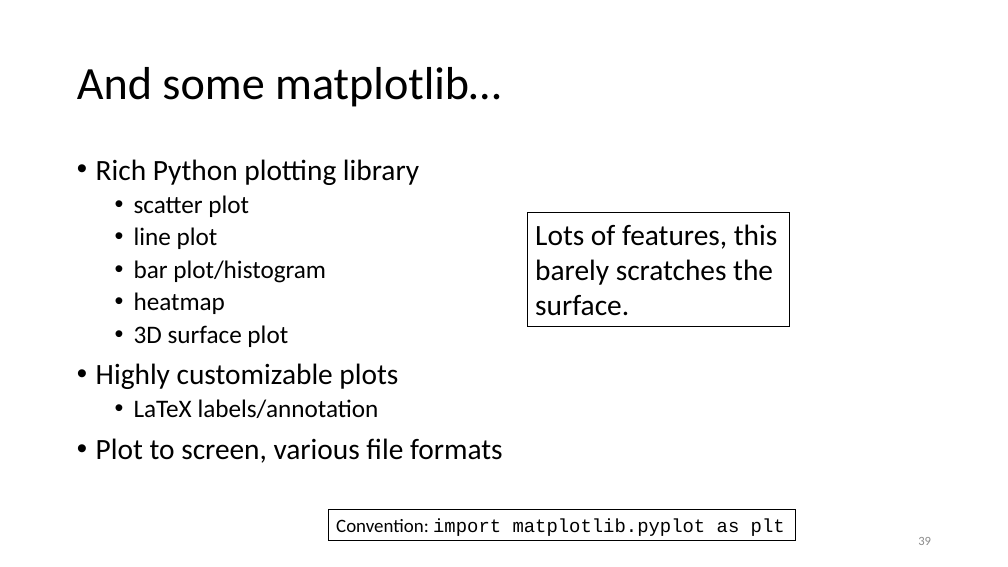
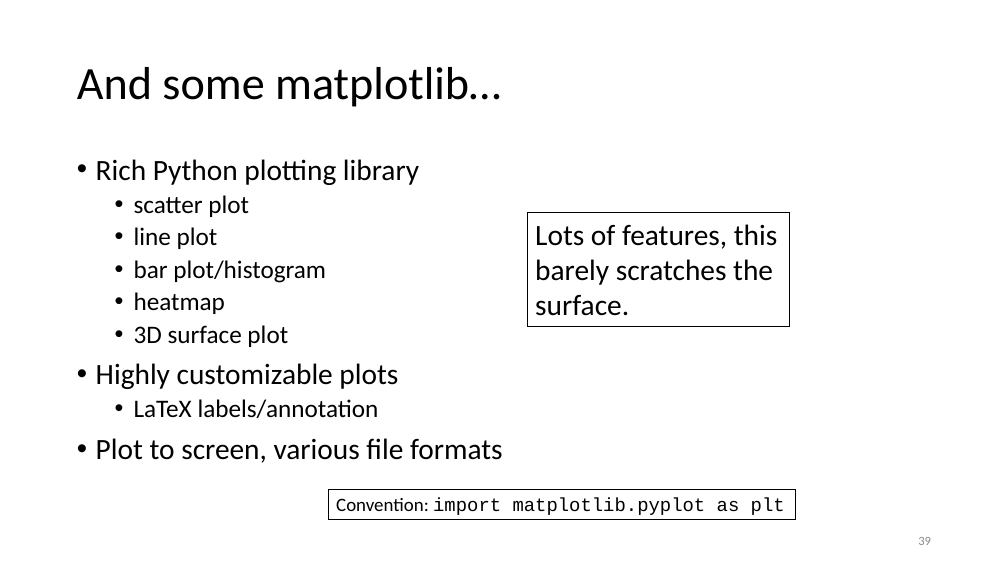
Before and after one commit to gjbex/Scientific-Python, a slide deck: slide 39 of scientific_python.pptx. Drawn at 1008x567 pixels with LibreOffice and Linux fonts; fonts in the diff are those of the drawing. Boxes give left, top, right and bottom in pixels: in the first picture for what was removed or moved away, otherwise in the second. Text is boxed around its words. In the diff, an @@ line names an element or a change of style, - is before the commit and + after.

Commit message:
Fix format of matplotlib section

```diff
--- a/scientific_python.pptx
+++ b/scientific_python.pptx
@@ rectangle "Convention: import matplotlib.pyplot as plt": place and size @@
-rectangle "Convention: import matplotlib.pyplot as plt" at [329, 510, 796, 540]
+rectangle "Convention: import matplotlib.pyplot as plt" at [329, 489, 796, 520]
```
Also in this commit, not shown: 9 other slides changed.
